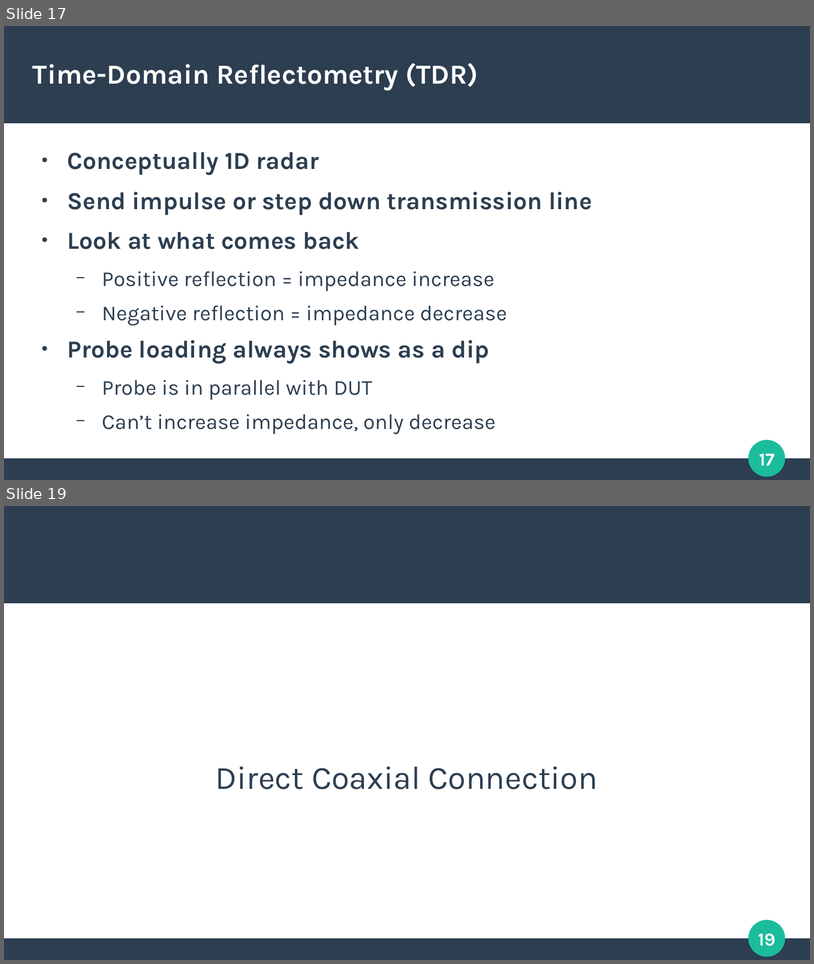
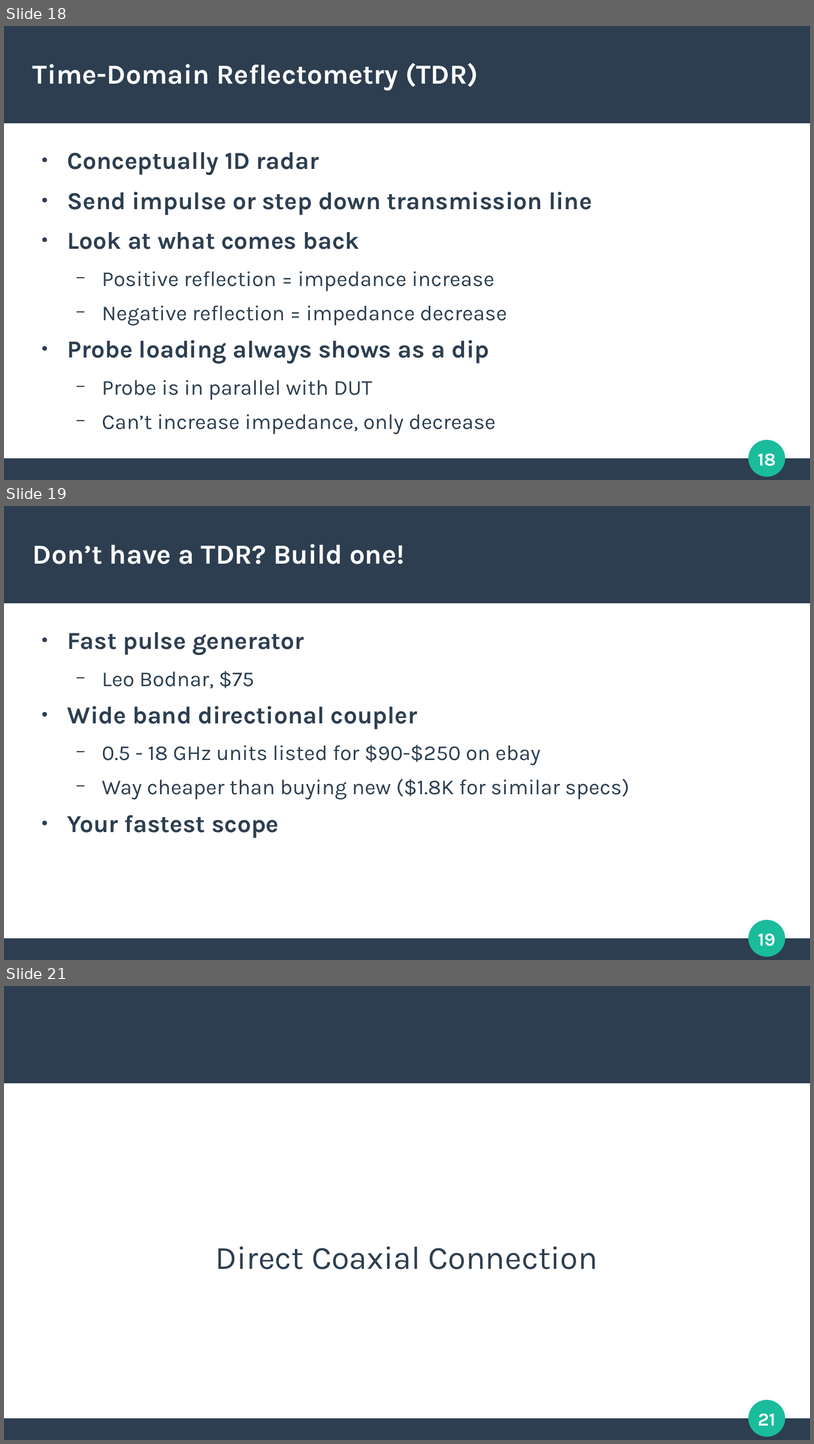
Before and after one commit to azonenberg/electronics-training, a slide deck: oscilloscope-probing/sec01-opener.odp. Shown one above the other, each under a label of ours: slides 17 and 19 before the commit, slides 18, 19 and 21 after it; the slides between them are not shown. The pictures are 814x964 and 814x1444 pixels, drawn with LibreOffice and Linux fonts; fonts in the diff are those of the drawing. Boxes give left, top, right and bottom in pixels: in the first picture for what was removed or moved away, otherwise in the second. Text is boxed around its words. In the diff, an @@ line names an element or a change of style, - is before the commit and + after.

```diff
--- a/oscilloscope-probing/sec01-opener.odp
+++ b/oscilloscope-probing/sec01-opener.odp
@@ slide 19 added at [4,506,810,960], background #FFFFFF; not listed: 4 template elements that a slide beside it also shows @@
@@ title added at [33,544,405,564], 27 pt, text #FFFFFF, bold @@
+Don’t have a TDR? Build one!
@@ text added at [68,632,630,838], 21 pt, text #2C3E50 @@
+● Fast pulse generator
+  − Leo Bodnar, $75
+● Wide band directional coupler
+  − 0.5 - 18 GHz units listed for $90-$250 on ebay
+  − Way cheaper than buying new ($1.8K for similar specs)
+● Your fastest scope
@@ what was slide 17 is now slide 18 @@
@@ page number at [758,453,777,466]: text changed @@
-17
+18
@@ what was slide 19 is now slide 21 @@
@@ page number at [758,1413,776,1425]: text changed @@
-19
+21
```
Also in this commit, not shown: 2 slides changed, 1 other slide added, 6 other files.
